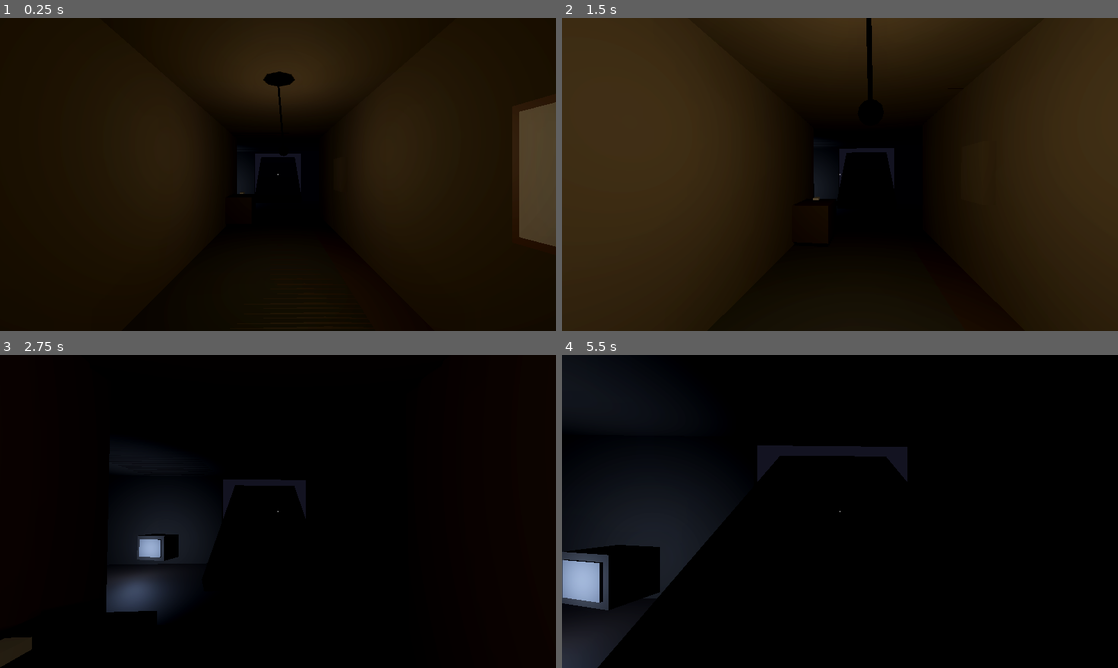
Above: before the commit, frames 1-4 (two rows, left to right).
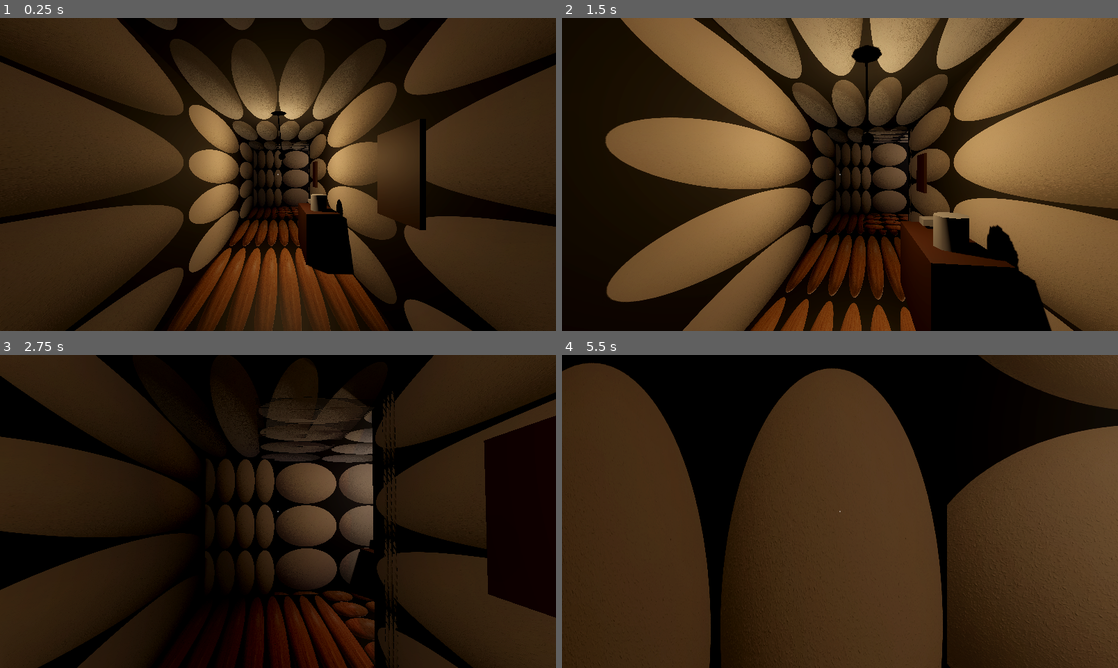
Above: after the commit, the same moments.

Repository: DHANANAN/VACANCY
Game: Godot game, scene res://scenes/levels/pt_corridor.tscn
Two runs of this game, one before a commit and one after it. Both use one fixed random seed, a clock stepped at 60 frames per second and the inputs below. Before the commit the project starts from res://scenes/levels/house_full.tscn.
Inputs (mouse positions are in pixels of both pictures, inside the frame that each line leads up to):
- Up to frame 1 (0.25 s): no input
- Up to frame 2 (1.5 s): move the mouse to (867, 174) at 0.52 s; hold E (interact) 0.53-1.28 s; hold W (move_forward) from 0.53 s (still down); move the mouse to (812, 174) at 1.27 s; tap E (interact) at 1.35 s
- Up to frame 3 (2.75 s): keep holding W (move_forward); move the mouse to (289, 505) at 2.02 s; hold Shift (sprint) from 2.03 s (still down); tap E (interact) at 2.3 s
- Up to frame 4 (5.5 s): keep holding W (move_forward); move the mouse to (834, 517) at 2.77 s; release Shift (sprint) at 2.78 s; tap E (interact) at 2.85, 4.55 s; move the mouse to (878, 514) at 3.52 s; hold E (interact) 3.53-4.28 s; move the mouse to (795, 508) at 4.27 s; tap Shift (sprint) at 4.35 s; tap Enter at 5 s; move the mouse to (845, 511) at 5.02 s; hold E (interact) from 5.03 s (still down)

The runs differ from the first frame. In frame 1, 61% of the frame differs, in the area x 0-100%, y 0-100%; in frame 2, 81%; in frame 3, 58%; in frame 4, 78%.
Error before the commit: Trying to assign value of type 'CSGBox3D' to a variable of type 'MeshInstance3D'. (res://scripts/props/shifting_picture_frame.gd:13)

Commit message:
Refocus starting scene to high-detail P.T. corridor with CC0 textures and audio

Diff:
--- a/project.godot
+++ b/project.godot
@@ -8,7 +8,7 @@
 
 config/name="VACANCY"
 config/description="A first-person psychological horror game about isolation and reaching back."
-run/main_scene="res://scenes/levels/house_full.tscn"
+run/main_scene="res://scenes/levels/pt_corridor.tscn"
 config/features=PackedStringArray("4.3", "4.7", "Forward Plus")
 config/icon="res://icon.svg"
 
--- a/resources/materials/mat_peeling_wallpaper.tres
+++ b/resources/materials/mat_peeling_wallpaper.tres
@@ -1,7 +1,11 @@
-[gd_resource type="StandardMaterial3D" format=3 uid="uid://be5e7q8m1x9v0"]
+[gd_resource type="StandardMaterial3D" load_steps=2 format=3 uid="uid://be5e7q8m1x9v0"]
+
+[ext_resource type="Texture2D" uid="uid://bg4k1m8v2x9q3" path="res://assets/textures/vintage_wallpaper.jpg" id="1_tex"]
 
 [resource]
 resource_name = "VintageWallpaper"
-albedo_color = Color(0.24, 0.22, 0.19, 1)
-roughness = 0.9
-uv1_scale = Vector3(1, 1, 1)
+albedo_color = Color(0.7, 0.65, 0.6, 1)
+albedo_texture = ExtResource("1_tex")
+roughness = 0.85
+uv1_scale = Vector3(4, 3, 4)
+texture_filter = 5
--- /dev/null
+++ b/resources/materials/mat_plaster_ceiling.tres
@@ -0,0 +1,11 @@
+[gd_resource type="StandardMaterial3D" load_steps=2 format=3 uid="uid://dm2k9v1x4m8r7"]
+
+[ext_resource type="Texture2D" uid="uid://bn6v2x8m1k4q5" path="res://assets/textures/ceiling_plaster.jpg" id="1_tex"]
+
+[resource]
+resource_name = "CeilingPlaster"
+albedo_color = Color(0.65, 0.65, 0.65, 1)
+albedo_texture = ExtResource("1_tex")
+roughness = 0.95
+uv1_scale = Vector3(4, 4, 4)
+texture_filter = 5
--- /dev/null
+++ b/resources/materials/mat_sterile_tiles.tres
@@ -0,0 +1,11 @@
+[gd_resource type="StandardMaterial3D" load_steps=2 format=3 uid="uid://cb4k9v2x1m8r5"]
+
+[ext_resource type="Texture2D" uid="uid://dr5k8v1m2x9q4" path="res://assets/textures/hospital_tiles.jpg" id="1_tex"]
+
+[resource]
+resource_name = "SterileTiles"
+albedo_color = Color(0.85, 0.88, 0.9, 1)
+albedo_texture = ExtResource("1_tex")
+roughness = 0.25
+uv1_scale = Vector3(6, 6, 6)
+texture_filter = 5
--- a/resources/materials/mat_wood_floor.tres
+++ b/resources/materials/mat_wood_floor.tres
@@ -1,7 +1,11 @@
-[gd_resource type="StandardMaterial3D" format=3 uid="uid://df7w8y1x5r3q2"]
+[gd_resource type="StandardMaterial3D" load_steps=2 format=3 uid="uid://df7w8y1x5r3q2"]
+
+[ext_resource type="Texture2D" uid="uid://c8d2k6x1v4q7m" path="res://assets/textures/wood_floor.jpg" id="1_tex"]
 
 [resource]
 resource_name = "WoodFloor"
-albedo_color = Color(0.16, 0.12, 0.09, 1)
-roughness = 0.75
-uv1_scale = Vector3(2, 2, 2)
+albedo_color = Color(0.65, 0.58, 0.52, 1)
+albedo_texture = ExtResource("1_tex")
+roughness = 0.65
+uv1_scale = Vector3(4, 8, 4)
+texture_filter = 5
--- /dev/null
+++ b/scenes/levels/pt_corridor.tscn
@@ -0,0 +1,306 @@
+[gd_scene load_steps=22 format=3 uid="uid://c8m4q7w1x9v2k"]
+
+[ext_resource type="PackedScene" uid="uid://b1m623637yq8y" path="res://scenes/player/player.tscn" id="1_player"]
+[ext_resource type="Environment" uid="uid://c6l2x1x5h1k90" path="res://default_env.tres" id="2_env"]
+[ext_resource type="Material" uid="uid://df7w8y1x5r3q2" path="res://resources/materials/mat_wood_floor.tres" id="3_wood_floor"]
+[ext_resource type="Material" uid="uid://be5e7q8m1x9v0" path="res://resources/materials/mat_peeling_wallpaper.tres" id="4_wallpaper"]
+[ext_resource type="Material" uid="uid://dm2k9v1x4m8r7" path="res://resources/materials/mat_plaster_ceiling.tres" id="5_plaster"]
+[ext_resource type="Material" uid="uid://d1g5m8r2x4y9p" path="res://resources/materials/mat_door_wood.tres" id="6_door_mat"]
+[ext_resource type="AudioStream" uid="uid://dw3v8x1m4k7q2" path="res://assets/audio/ambient_drone.wav" id="7_drone_audio"]
+[ext_resource type="AudioStream" uid="uid://b6k1m9v2x4r7p" path="res://assets/audio/floor_creak.wav" id="8_creak_audio"]
+[ext_resource type="AudioStream" uid="uid://c7m2v9x1k4r8p" path="res://assets/audio/tap_drip.wav" id="9_drip_audio"]
+[ext_resource type="Script" path="res://scripts/props/interactive_door.gd" id="10_door_script"]
+[ext_resource type="Script" path="res://scripts/props/swinging_lamp.gd" id="11_lamp_script"]
+[ext_resource type="Script" path="res://scripts/props/shifting_picture_frame.gd" id="12_portrait_script"]
+[ext_resource type="Script" path="res://scripts/props/inspectable_object.gd" id="13_kettle_script"]
+[ext_resource type="Script" path="res://scripts/props/telephone.gd" id="14_phone_script"]
+[ext_resource type="Script" path="res://scripts/props/hallway_clock.gd" id="15_clock_script"]
+[ext_resource type="Script" path="res://scripts/props/creaking_floor.gd" id="16_creak_script"]
+[ext_resource type="Script" path="res://scripts/props/dripping_tap.gd" id="17_tap_script"]
+
+[sub_resource type="BoxShape3D" id="BoxShape_Door"]
+size = Vector3(0.1, 2.2, 1.0)
+
+[sub_resource type="BoxShape3D" id="BoxShape_Generic"]
+size = Vector3(0.5, 0.5, 0.5)
+
+[sub_resource type="BoxShape3D" id="BoxShape_CreakTrigger"]
+size = Vector3(2.0, 0.5, 1.5)
+
+[node name="PT_Corridor" type="Node3D"]
+
+[node name="WorldEnvironment" type="WorldEnvironment" parent="."]
+environment = ExtResource("2_env")
+
+[node name="AmbientDrone" type="AudioStreamPlayer" parent="."]
+stream = ExtResource("7_drone_audio")
+volume_db = -8.0
+autoplay = true
+
+[node name="Player" parent="." instance=ExtResource("1_player")]
+transform = Transform3D(1, 0, 0, 0, 1, 0, 0, 0, 1, 0, 0.1, 4.5)
+
+; ====================================================================
+; P.T. L-SHAPED CORRIDOR ARCHITECTURE
+; ====================================================================
+[node name="Architecture" type="Node3D" parent="."]
+
+; Section 1: Main hallway floor (Z from +5 to -5)
+[node name="Floor_Main" type="CSGBox3D" parent="Architecture"]
+transform = Transform3D(1, 0, 0, 0, 1, 0, 0, 0, 1, 0, -0.1, 0)
+use_collision = true
+size = Vector3(2.4, 0.2, 11)
+material = ExtResource("3_wood_floor")
+
+; Section 2: Corner turn floor (X from 0 to 5, at Z = -4.5)
+[node name="Floor_Corner" type="CSGBox3D" parent="Architecture"]
+transform = Transform3D(1, 0, 0, 0, 1, 0, 0, 0, 1, 2.4, -0.1, -4.5)
+use_collision = true
+size = Vector3(5.0, 0.2, 2.4)
+material = ExtResource("3_wood_floor")
+
+; Ceilings
+[node name="Ceiling_Main" type="CSGBox3D" parent="Architecture"]
+transform = Transform3D(1, 0, 0, 0, 1, 0, 0, 0, 1, 0, 2.9, 0)
+use_collision = true
+size = Vector3(2.4, 0.2, 11)
+material = ExtResource("5_plaster")
+
+[node name="Ceiling_Corner" type="CSGBox3D" parent="Architecture"]
+transform = Transform3D(1, 0, 0, 0, 1, 0, 0, 0, 1, 2.4, 2.9, -4.5)
+use_collision = true
+size = Vector3(5.0, 0.2, 2.4)
+material = ExtResource("5_plaster")
+
+; Walls: Left Wall of Main Hallway
+[node name="Wall_Left" type="CSGBox3D" parent="Architecture"]
+transform = Transform3D(1, 0, 0, 0, 1, 0, 0, 0, 1, -1.3, 1.4, 0)
+use_collision = true
+size = Vector3(0.2, 2.8, 11)
+material = ExtResource("4_wallpaper")
+
+; Walls: Right Wall of Main Hallway (stops before corner turn)
+[node name="Wall_Right" type="CSGBox3D" parent="Architecture"]
+transform = Transform3D(1, 0, 0, 0, 1, 0, 0, 0, 1, 1.3, 1.4, 1.0)
+use_collision = true
+size = Vector3(0.2, 2.8, 9)
+material = ExtResource("4_wallpaper")
+
+; Walls: Entrance Back Wall
+[node name="Wall_Back" type="CSGBox3D" parent="Architecture"]
+transform = Transform3D(1, 0, 0, 0, 1, 0, 0, 0, 1, 0, 1.4, 5.6)
+use_collision = true
+size = Vector3(2.8, 2.8, 0.2)
+material = ExtResource("4_wallpaper")
+
+; Walls: End of Main Corridor Wall (facing player as they walk forward)
+[node name="Wall_Front" type="CSGBox3D" parent="Architecture"]
+transform = Transform3D(1, 0, 0, 0, 1, 0, 0, 0, 1, -0.6, 1.4, -5.6)
+use_collision = true
+size = Vector3(1.6, 2.8, 0.2)
+material = ExtResource("4_wallpaper")
+
+; Corner corridor side walls
+[node name="Wall_Corner_South" type="CSGBox3D" parent="Architecture"]
+transform = Transform3D(1, 0, 0, 0, 1, 0, 0, 0, 1, 3.0, 1.4, -3.2)
+use_collision = true
+size = Vector3(3.6, 2.8, 0.2)
+material = ExtResource("4_wallpaper")
+
+[node name="Wall_Corner_North" type="CSGBox3D" parent="Architecture"]
+transform = Transform3D(1, 0, 0, 0, 1, 0, 0, 0, 1, 3.0, 1.4, -5.8)
+use_collision = true
+size = Vector3(5.6, 2.8, 0.2)
+material = ExtResource("4_wallpaper")
+
+; Loop Door Wall at the end of corner
+[node name="Wall_Loop_End" type="CSGBox3D" parent="Architecture"]
+transform = Transform3D(1, 0, 0, 0, 1, 0, 0, 0, 1, 5.0, 1.4, -4.5)
+use_collision = true
+size = Vector3(0.2, 2.8, 2.4)
+material = ExtResource("4_wallpaper")
+
+; ====================================================================
+; LIGHTING (P.T. MOODY TUNGSTEN & CHOPPY SHADOWS)
+; ====================================================================
+[node name="Lighting" type="Node3D" parent="."]
+
+; 1. Swinging Hallway Pendulum Lamp
+[node name="SwingingLamp" type="Node3D" parent="Lighting"]
+transform = Transform3D(1, 0, 0, 0, 1, 0, 0, 0, 1, 0, 2.8, 0.5)
+script = ExtResource("11_lamp_script")
+swing_speed = 1.3
+swing_angle = 14.0
+
+[node name="Hinge" type="Node3D" parent="Lighting/SwingingLamp"]
+
+[node name="CordMesh" type="CSGCylinder3D" parent="Lighting/SwingingLamp/Hinge"]
+transform = Transform3D(1, 0, 0, 0, 1, 0, 0, 0, 1, 0, -0.4, 0)
+radius = 0.012
+height = 0.8
+
+[node name="LightBulb" type="CSGSphere3D" parent="Lighting/SwingingLamp/Hinge"]
+transform = Transform3D(1, 0, 0, 0, 1, 0, 0, 0, 1, 0, -0.85, 0)
+radius = 0.07
+
+[node name="OmniLight3D" type="OmniLight3D" parent="Lighting/SwingingLamp/Hinge/LightBulb"]
+light_color = Color(0.98, 0.8, 0.55, 1)
+light_energy = 1.6
+omni_range = 7.5
+omni_attenuation = 1.4
+shadow_enabled = true
+
+; 2. Dim corner light illuminating the clock
+[node name="CornerLight" type="OmniLight3D" parent="Lighting"]
+transform = Transform3D(1, 0, 0, 0, 1, 0, 0, 0, 1, 2.5, 2.2, -4.5)
+light_color = Color(0.85, 0.75, 0.65, 1)
+light_energy = 0.6
+omni_range = 4.0
+shadow_enabled = true
+
+; ====================================================================
+; PROPS & STORY BEATS
+; ====================================================================
+[node name="Props" type="Node3D" parent="."]
+
+; 1. Front door behind player
+[node name="FrontDoorHinge" type="Node3D" parent="Props"]
+transform = Transform3D(1, 0, 0, 0, 1, 0, 0, 0, 1, -0.5, 0, 5.4)
+
+[node name="InteractiveDoor" type="StaticBody3D" parent="Props/FrontDoorHinge"]
+transform = Transform3D(1, 0, 0, 0, 1, 0, 0, 0, 1, 0.5, 1.1, 0)
+script = ExtResource("10_door_script")
+door_hinge_path = NodePath("..")
+
+[node name="CollisionShape3D" type="CollisionShape3D" parent="Props/FrontDoorHinge/InteractiveDoor"]
+shape = SubResource("BoxShape_Door")
+
+[node name="DoorMesh" type="CSGBox3D" parent="Props/FrontDoorHinge/InteractiveDoor"]
+size = Vector3(0.08, 2.2, 1.0)
+material = ExtResource("6_door_mat")
+
+; 2. Creaking floorboard trigger at Z = 2.0
+[node name="CreakTrigger" type="Area3D" parent="Props"]
+transform = Transform3D(1, 0, 0, 0, 1, 0, 0, 0, 1, 0, 0.3, 2.0)
+script = ExtResource("16_creak_script")
+
+[node name="CollisionShape3D" type="CollisionShape3D" parent="Props/CreakTrigger"]
+shape = SubResource("BoxShape_CreakTrigger")
+
+[node name="AudioStreamPlayer3D" type="AudioStreamPlayer3D" parent="Props/CreakTrigger"]
+stream = ExtResource("8_creak_audio")
+volume_db = -4.0
+
+; 3. Hallway Table (Right wall, right in the player's restricted turn view)
+[node name="HallwayTable" type="CSGBox3D" parent="Props"]
+transform = Transform3D(1, 0, 0, 0, 1, 0, 0, 0, 1, 0.8, 0.45, 0.2)
+use_collision = true
+size = Vector3(0.6, 0.9, 1.4)
+material = ExtResource("6_door_mat")
+
+; 4. Warm Kettle on Table
+[node name="WarmKettle" type="StaticBody3D" parent="Props"]
+transform = Transform3D(1, 0, 0, 0, 1, 0, 0, 0, 1, 0.8, 1.05, 0.5)
+script = ExtResource("13_kettle_script")
+narration_text = "Dust on the furniture... but the kettle is still warm."
+
+[node name="CollisionShape3D" type="CollisionShape3D" parent="Props/WarmKettle"]
+shape = SubResource("BoxShape_Generic")
+
+[node name="Mesh" type="CSGCylinder3D" parent="Props/WarmKettle"]
+radius = 0.16
+height = 0.3
+
+; 5. Telephone on Table (Dev calling)
+[node name="Telephone" type="StaticBody3D" parent="Props"]
+transform = Transform3D(1, 0, 0, 0, 1, 0, 0, 0, 1, 0.8, 0.98, -0.2)
+script = ExtResource("14_phone_script")
+
+[node name="CollisionShape3D" type="CollisionShape3D" parent="Props/Telephone"]
+shape = SubResource("BoxShape_Generic")
+
+[node name="PhoneMesh" type="CSGBox3D" parent="Props/Telephone"]
+size = Vector3(0.18, 0.08, 0.22)
+
+; 6. Shifting Family Portraits along Right Wall
+[node name="Portrait_1" type="StaticBody3D" parent="Props"]
+transform = Transform3D(1, 0, 0, 0, 1, 0, 0, 0, 1, 1.18, 1.6, 2.5)
+script = ExtResource("12_portrait_script")
+inspect_text = "A black-and-white family portrait. The grandfather stands proud, but the boy's face is blurred beyond recognition."
+
+[node name="CollisionShape3D" type="CollisionShape3D" parent="Props/Portrait_1"]
+shape = SubResource("BoxShape_Generic")
+
+[node name="FrameMesh" type="CSGBox3D" parent="Props/Portrait_1"]
+size = Vector3(0.06, 0.9, 0.7)
+material = ExtResource("6_door_mat")
+
+[node name="Portrait_2" type="StaticBody3D" parent="Props"]
+transform = Transform3D(1, 0, 0, 0, 1, 0, 0, 0, 1, 1.18, 1.6, -2.0)
+script = ExtResource("12_portrait_script")
+inspect_text = "Another photo from years later. Slowly, the faces in every frame are starting to resemble the same person."
+
+[node name="CollisionShape3D" type="CollisionShape3D" parent="Props/Portrait_2"]
+shape = SubResource("BoxShape_Generic")
+
+[node name="FrameMesh" type="CSGBox3D" parent="Props/Portrait_2"]
+size = Vector3(0.06, 0.8, 0.6)
+material = ExtResource("6_door_mat")
+
+; 7. Clock stuck at 3:07 on the corner table
+[node name="CornerTable" type="CSGBox3D" parent="Props"]
+transform = Transform3D(1, 0, 0, 0, 1, 0, 0, 0, 1, 2.5, 0.45, -5.4)
+use_collision = true
+size = Vector3(0.8, 0.9, 0.6)
+material = ExtResource("6_door_mat")
+
+[node name="Clock" type="StaticBody3D" parent="Props/CornerTable"]
+transform = Transform3D(1, 0, 0, 0, 1, 0, 0, 0, 1, 0, 0.6, 0)
+script = ExtResource("15_clock_script")
+
+[node name="CollisionShape3D" type="CollisionShape3D" parent="Props/CornerTable/Clock"]
+shape = SubResource("BoxShape_Generic")
+
+[node name="ClockMesh" type="CSGBox3D" parent="Props/CornerTable/Clock"]
+size = Vector3(0.3, 0.35, 0.15)
+
+; 8. Bathroom Door (cracked open with sound of dripping tap)
+[node name="BathroomDoorHinge" type="Node3D" parent="Props"]
+transform = Transform3D(-4.37114e-08, 0, 1, 0, 1, 0, -1, 0, -4.37114e-08, 1.5, 0, -3.3)
+
+[node name="BathroomDoor" type="StaticBody3D" parent="Props/BathroomDoorHinge"]
+transform = Transform3D(0.965926, 0, 0.258819, 0, 1, 0, -0.258819, 0, 0.965926, 0.5, 1.1, 0)
+script = ExtResource("10_door_script")
+door_hinge_path = NodePath("..")
+open_angle = 25.0
+is_open = true
+
+[node name="CollisionShape3D" type="CollisionShape3D" parent="Props/BathroomDoorHinge/BathroomDoor"]
+shape = SubResource("BoxShape_Door")
+
+[node name="DoorMesh" type="CSGBox3D" parent="Props/BathroomDoorHinge/BathroomDoor"]
+size = Vector3(0.08, 2.2, 1.0)
+material = ExtResource("6_door_mat")
+
+[node name="BathroomAudio" type="AudioStreamPlayer3D" parent="Props/BathroomDoorHinge"]
+transform = Transform3D(1, 0, 0, 0, 1, 0, 0, 0, 1, 0.5, 1.0, 1.0)
+stream = ExtResource("9_drip_audio")
+unit_size = 3.0
+max_distance = 8.0
+script = ExtResource("17_tap_script")
+
+; 9. Loop Door at the End of Corridor
+[node name="LoopDoorHinge" type="Node3D" parent="Props"]
+transform = Transform3D(-4.37114e-08, 0, -1, 0, 1, 0, 1, 0, -4.37114e-08, 4.8, 0, -4.5)
+
+[node name="LoopDoor" type="StaticBody3D" parent="Props/LoopDoorHinge"]
+transform = Transform3D(1, 0, 0, 0, 1, 0, 0, 0, 1, 0.5, 1.1, 0)
+script = ExtResource("10_door_script")
+door_hinge_path = NodePath("..")
+
+[node name="CollisionShape3D" type="CollisionShape3D" parent="Props/LoopDoorHinge/LoopDoor"]
+shape = SubResource("BoxShape_Door")
+
+[node name="DoorMesh" type="CSGBox3D" parent="Props/LoopDoorHinge/LoopDoor"]
+size = Vector3(0.08, 2.2, 1.0)
+material = ExtResource("6_door_mat")
--- /dev/null
+++ b/scripts/props/creaking_floor.gd
@@ -0,0 +1,28 @@
+class_name CreakingFloor
+extends Area3D
+
+## Story Element: Creaking floorboard trigger (inspired by P.T. & SOMA)
+
+@export var creak_sound: AudioStream
+@export var trigger_cooldown: float = 3.0
+var can_trigger: bool = true
+
+@onready var audio_player: AudioStreamPlayer3D = $AudioStreamPlayer3D
+
+func _ready() -> void:
+	body_entered.connect(_on_body_entered)
+	if not audio_player:
+		audio_player = AudioStreamPlayer3D.new()
+		audio_player.name = "AudioStreamPlayer3D"
+		audio_player.unit_size = 4.0
+		audio_player.max_distance = 12.0
+		add_child(audio_player)
+
+func _on_body_entered(body: Node3D) -> void:
+	if body is Player and can_trigger:
+		can_trigger = false
+		if audio_player and audio_player.stream:
+			audio_player.pitch_scale = randf_range(0.9, 1.1)
+			audio_player.play()
+		await get_tree().create_timer(trigger_cooldown).timeout
+		can_trigger = true
--- /dev/null
+++ b/scripts/props/hallway_clock.gd
@@ -0,0 +1,11 @@
+class_name HallwayClock
+extends Interactable
+
+## Story Rule #8: The Uncanny Toolkit: A clock stuck at 3:07 that still ticks.
+
+func _ready() -> void:
+	prompt_message = "Examine Clock"
+
+func _on_interacted(_player: Node3D) -> void:
+	if GameManager:
+		GameManager.show_subtitle("The clock hands are frozen at 3:07. Yet the rhythmic ticking persists.", 4.0)
Not shown, changed: .mcp.json
Binary file added: assets/textures/ceiling_plaster.jpg
Binary file added: assets/textures/hospital_tiles.jpg
Binary file added: assets/textures/vintage_wallpaper.jpg
Binary file added: assets/textures/wood_floor.jpg
Not shown, added: assets/audio/ambient_drone.wav
Not shown, added: assets/audio/floor_creak.wav
Not shown, added: assets/audio/heartbeat.wav
Not shown, added: assets/audio/tap_drip.wav
Not shown, changed: start_godot_mcp.bat
